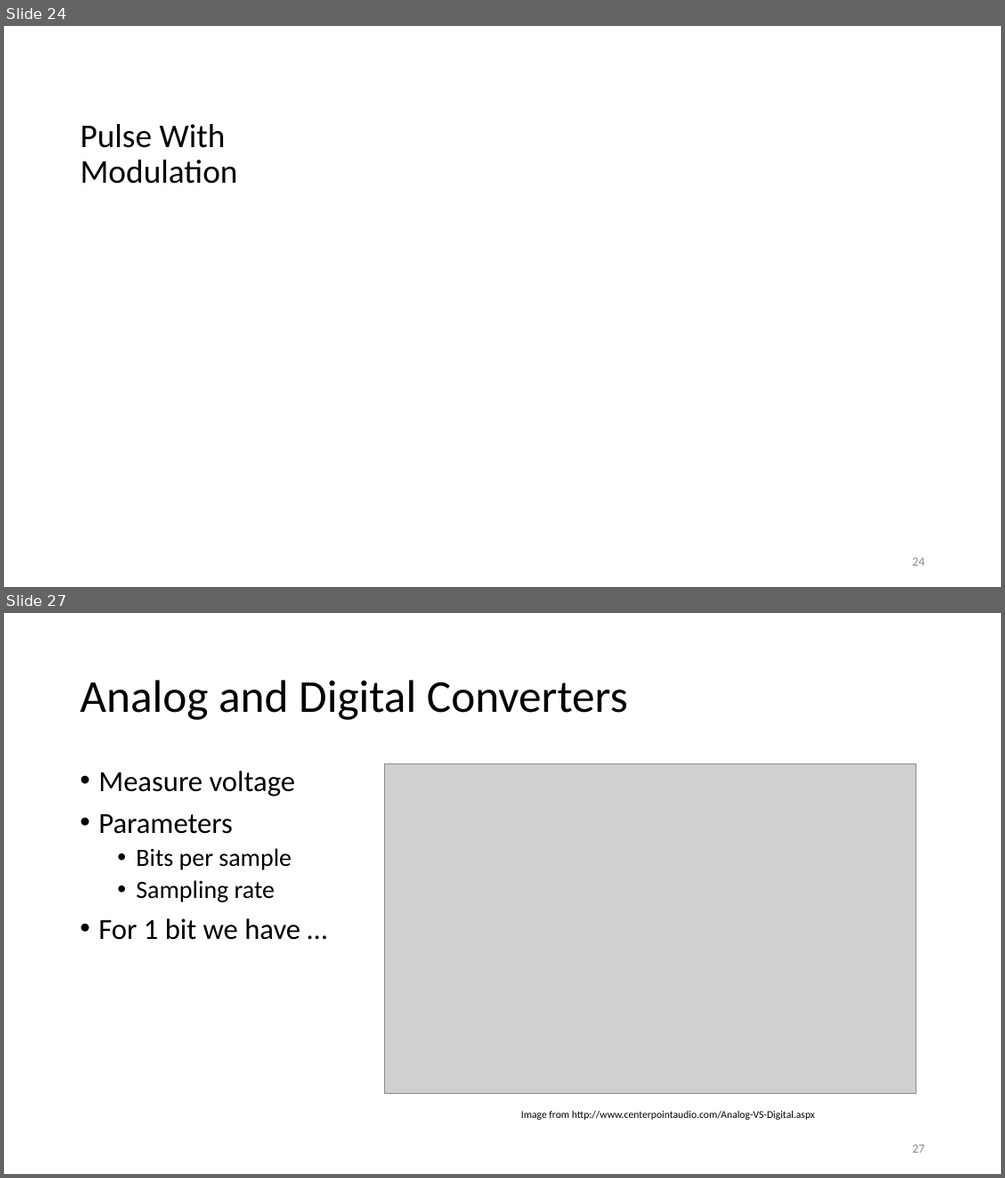
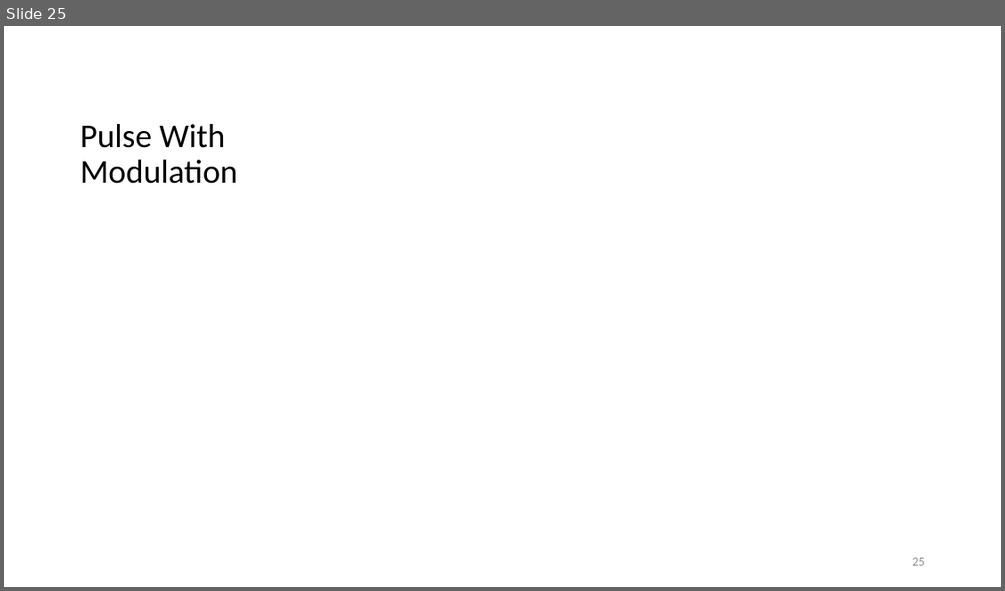
Before and after one commit to fxwalsh/project-2-2023, a slide deck: topic03/talk1/talk1.pptx. Shown one above the other, each under a label of ours: slides 24 and 27 before the commit, slide 25 after it; the slides between them are not shown. The pictures are 1005x1178 and 1005x591 pixels, drawn with LibreOffice and Linux fonts; fonts in the diff are those of the drawing; grey boxes stand for pictures. Boxes give left, top, right and bottom in pixels: in the first picture for what was removed or moved away, otherwise in the second. Text is boxed around its words. In the diff, an @@ line names an element or a change of style, - is before the commit and + after.

```diff
--- a/topic03/talk1/talk1.pptx
+++ b/topic03/talk1/talk1.pptx
@@ slide 27 removed at (4,613,1001,1174), background #FFFFFF @@
@@ title removed at (80,680,628,720) @@
-Analog and Digital Converters
@@ text removed at (98,771,300,940) @@
-• Measure voltage
-• Parameters
-  • Bits per sample
-  • Sampling rate
-• For 1 bit we have …
@@ picture removed at (385,764,916,1093) @@
@@ text removed at (521,1111,815,1119) @@
-Image from http://www.centerpointaudio.com/Analog-VS-Digital.aspx
@@ page number removed at (912,1144,924,1152) @@
-27
@@ what was slide 24 is now slide 25 @@
@@ page number at (912,557,924,565): text changed @@
-24
+25
```
Also in this commit, not shown: 3 slides changed, 1 slide added, 5 other slides removed, 1 other file.
